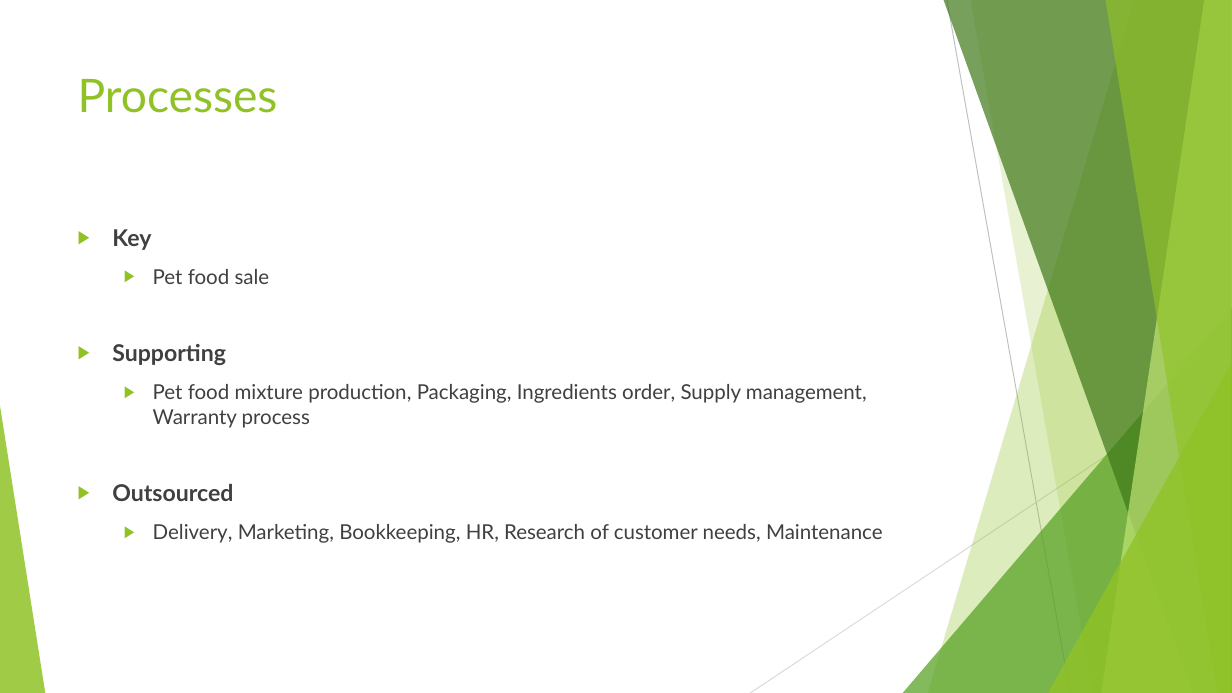
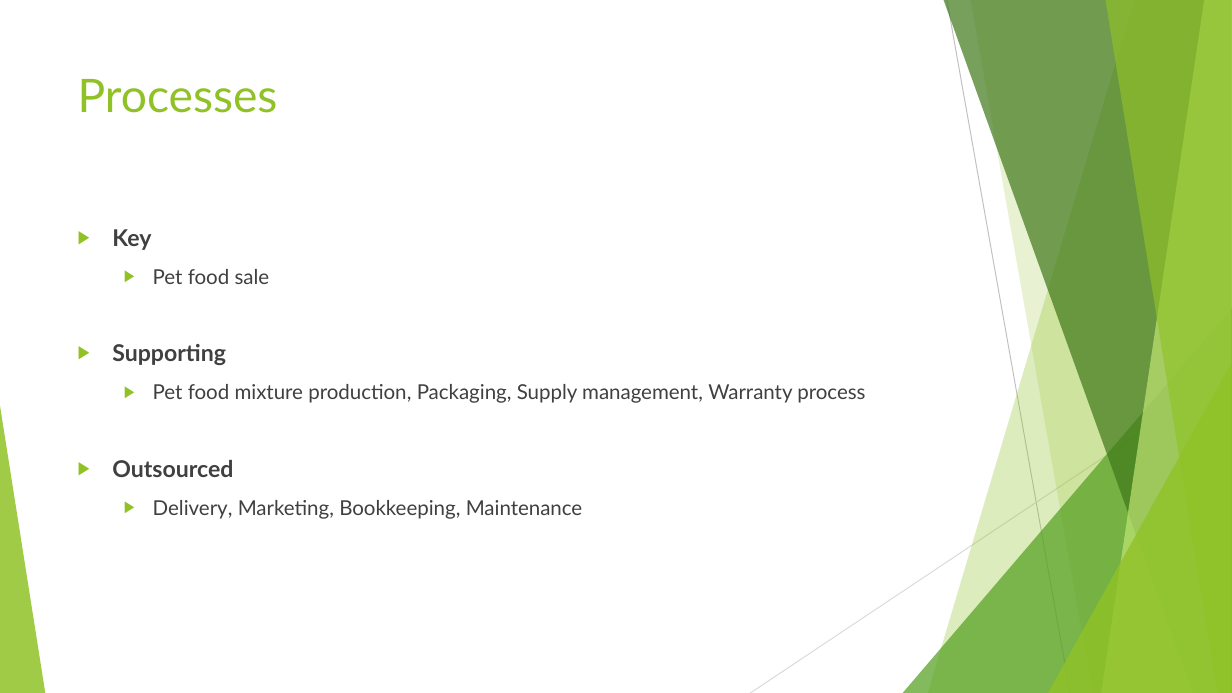
Before and after one commit to 4IT531/pet_food_manufacturing_company, a slide deck: slide 3 of presentation/16.11_presentation.pptx (slide 4 before the commit). Drawn at 1232x693 pixels with LibreOffice and Linux fonts; fonts in the diff are those of the drawing. Boxes give left, top, right and bottom in pixels: in the first picture for what was removed or moved away, otherwise in the second. Text is boxed around its words. In the diff, an @@ line names an element or a change of style, - is before the commit and + after.

Commit message:
Presentation created

```diff
--- a/presentation/16.11_presentation.pptx
+++ b/presentation/16.11_presentation.pptx
@@ text at [153, 384, 865, 403]: text changed @@
-  ▶ Pet food mixture production, Packaging, Ingredients order, Supply management, Warranty process
+  ▶ Pet food mixture production, Packaging, Supply management, Warranty process
@@ text at [153, 500, 583, 519]: text changed @@
-  ▶ Delivery, Marketing, Bookkeeping, HR, Research of customer needs, Maintenance
+  ▶ Delivery, Marketing, Bookkeeping, Maintenance
```
Also in this commit, not shown: 4 other slides changed, 4 slides added, 1 slide removed, 43 other files.
